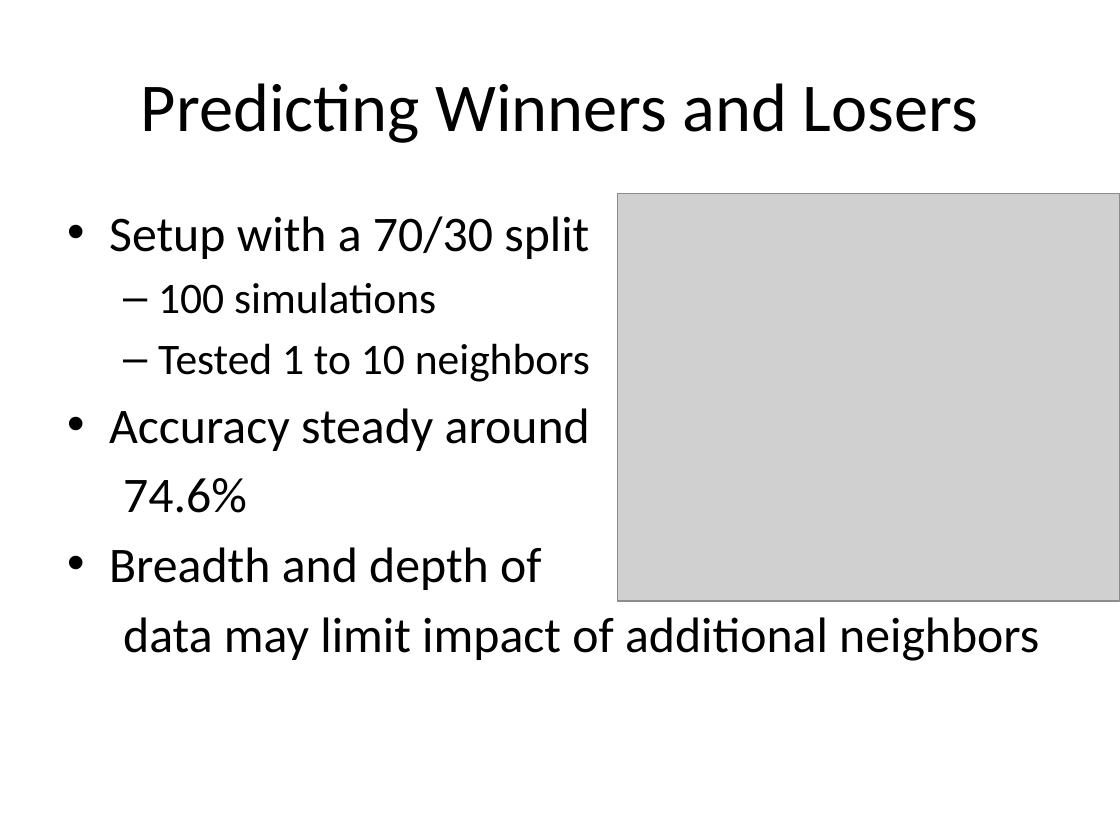
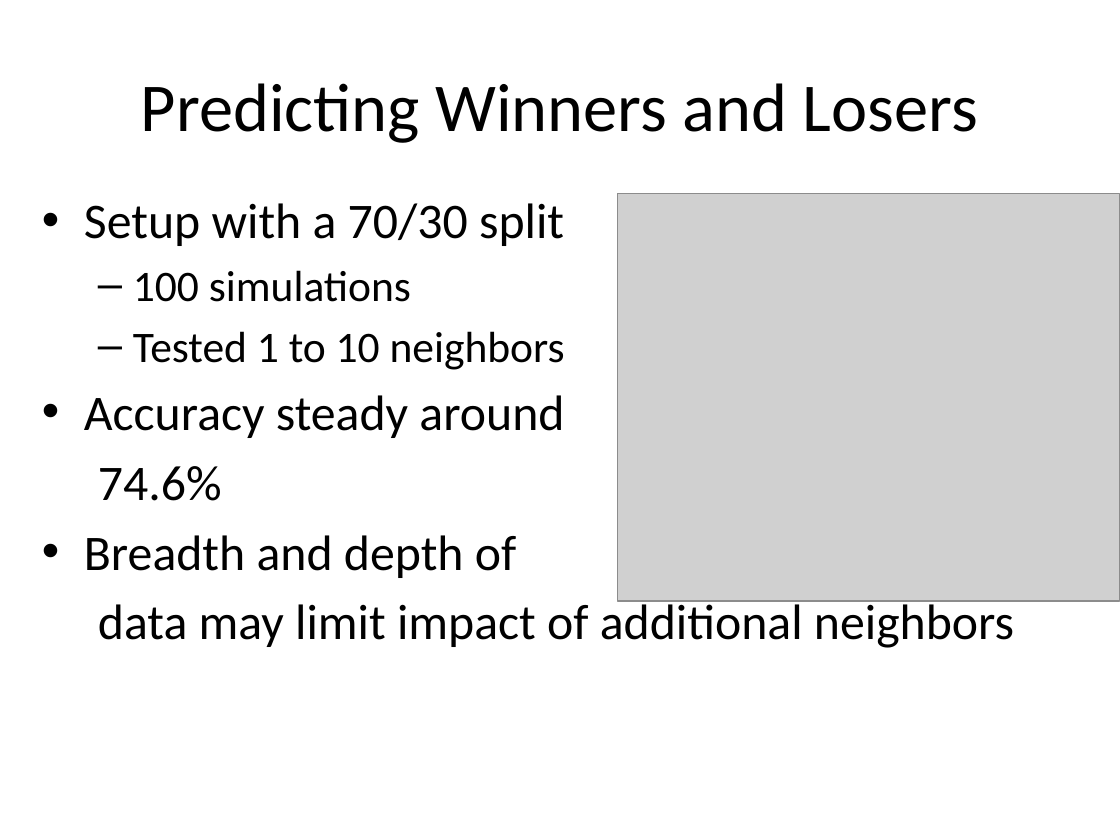
Before and after one commit to Patdog86/GA_NFL, a slide deck: slide 4 of Understanding the NFL.pptx. Drawn at 1120x840 pixels with LibreOffice and Linux fonts; fonts in the diff are those of the drawing; grey boxes stand for pictures; background and template pictures are left out. Boxes give left, top, right and bottom in pixels: in the first picture for what was removed or moved away, otherwise in the second. Text is boxed around its words. In the diff, an @@ line names an element or a change of style, - is before the commit and + after.

```diff
--- a/Understanding the NFL.pptx
+++ b/Understanding the NFL.pptx
@@ text "Setup with a 70/30 split": place and size @@
-text "Setup with a 70/30 split" at bbox=[109, 216, 1039, 661]
+text "Setup with a 70/30 split" at bbox=[84, 203, 1014, 648]
```
Also in this commit, not shown: 5 other slides changed, 1 slide added.
